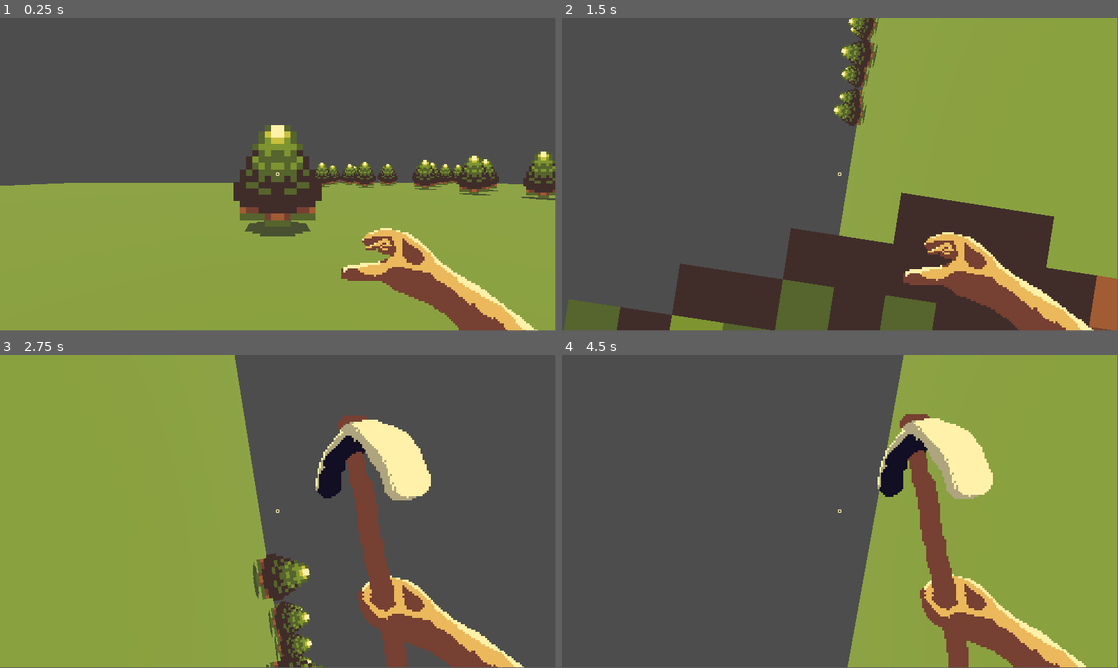
Above: before the commit, frames 1-4 (two rows, left to right).
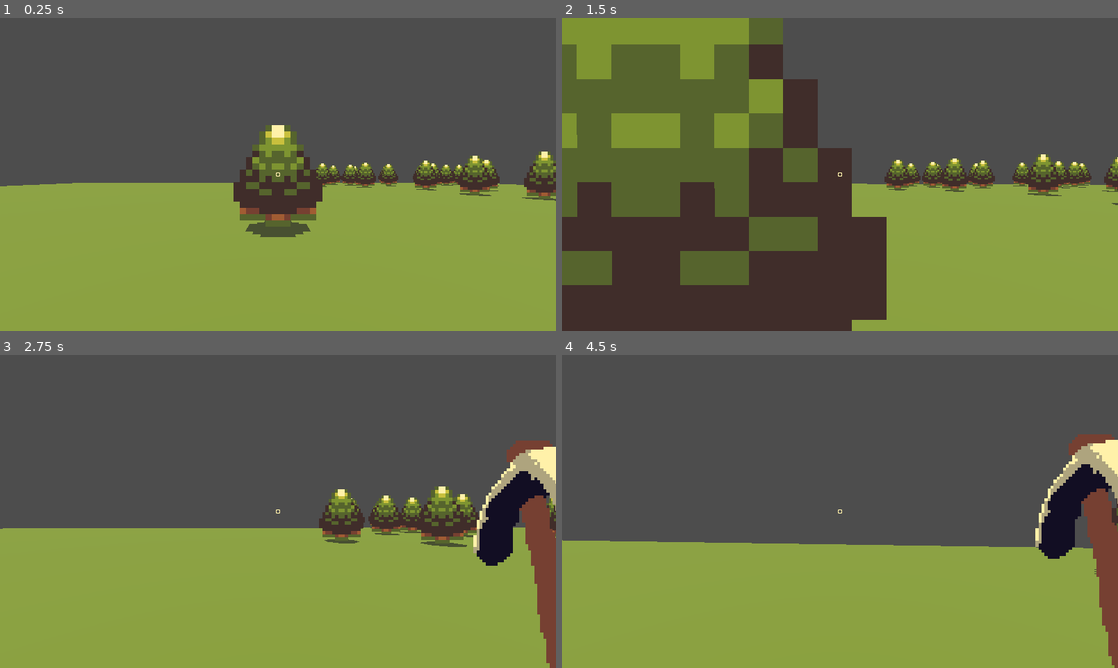
Above: after the commit, the same moments.

Repository: benlloyd50/three-d-skiller
Game: Godot game, scene res://scenes/main_in_game.tscn
Two runs of this game, one before a commit and one after it. Both use one fixed random seed, a clock stepped at 60 frames per second and the inputs below.
Inputs (mouse positions are in pixels of both pictures, inside the frame that each line leads up to):
- Up to frame 1 (0.25 s): no input
- Up to frame 2 (1.5 s): tap Enter at 0.5 s; move the mouse to (867, 171) at 0.52 s; hold W (move_forward) from 0.53 s (still down); click (867, 171) at 0.6 s; tap Space (jump) at 0.77 s; move the mouse to (812, 174) at 1.27 s; tap 1 at 1.35 s
- Up to frame 3 (2.75 s): keep holding W (move_forward); tap Space (jump) at 1.52 s; move the mouse to (289, 505) at 2.02 s; hold 2 from 2.03 s (still down)
- Up to frame 4 (4.5 s): keep holding W (move_forward); move the mouse to (834, 514) at 2.77 s; release 2 at 2.78 s; click (834, 514) at 2.85 s; tap Space (jump) at 3.02, 3.77 s; move the mouse to (878, 514) at 3.52 s; hold 1 3.53-4.28 s; move the mouse to (795, 508) at 4.27 s; tap 2 at 4.35 s
In our replay, the window is 799x449 before the commit and 800x450 after it. These sizes can differ from the game's own. Grey fills any space a smaller window leaves; there, only what the larger window draws over its background counts as a difference.

The runs differ from the first frame. In frame 1, 5.5% of the frame differs, in the area x 0-100%, y 0-100%; in frame 2, 84%; in frame 3, 57%; in frame 4, 53%.

Commit message:
camera tilt with lerping

Diff:
--- a/project.godot
+++ b/project.godot
@@ -21,8 +21,8 @@
 
 [display]
 
-window/size/viewport_width=1920
-window/size/viewport_height=1080
+window/size/viewport_width=1280
+window/size/viewport_height=720
 
 [input]
 
--- a/scenes/main_in_game.tscn
+++ b/scenes/main_in_game.tscn
@@ -23,7 +23,7 @@
 [node name="Main InGame" type="Node" unique_id=1406437048]
 
 [node name="player" parent="." unique_id=1226449582 instance=ExtResource("1_l6sm8")]
-transform = Transform3D(-1, 0, -8.742278e-08, 0, 1, 0, 8.742278e-08, 0, -1, 0, 1, 0)
+transform = Transform3D(-1, 0, -8.742278e-08, 0, 1, 0, 8.742278e-08, 0, -1, 0, 1.3207312, 0)
 
 [node name="Ground" type="StaticBody3D" parent="." unique_id=635711500]
 transform = Transform3D(1, 0, 0, 0, 1, 0, 0, 0, 1, 0, -1, 0)
--- a/scripts/player_controller.gd
+++ b/scripts/player_controller.gd
@@ -5,13 +5,13 @@
 
 @export_range(0.1, 3.0, 0.1) var jump_height: float = 1 # m
 @export_range(0.1, 3.0, 0.1, "or_greater") var camera_sens: float = 1
+@export_range(0, 100, 1) var tilt_sens: float = 1
 
 var jumping: bool = false
 var mouse_captured: bool = false
 
 var gravity: float = ProjectSettings.get_setting("physics/3d/default_gravity")
 
-var move_dir: Vector2 # Input direction for movement
 var look_dir: Vector2 # Input direction for look/aim
 
 var walk_vel: Vector3 # Walking velocity
@@ -63,7 +63,7 @@
     if velocity != Vector3.ZERO:
         hand.transform.origin.y = bob_between(hand.transform.origin.y, BOB_Y_MIN, BOB_Y_MAX, 1, delta, "y")
         # hand.transform.origin.x = bob_between(hand.transform.origin.x, BOB_X_MIN, BOB_X_MAX, 0.5, delta, "x")
-    _tilt_camera_with_move(velocity)
+    _tilt_camera_with_move(delta)
     move_and_slide()
 
     if Input.is_action_just_pressed(&"primary_action"):
@@ -100,7 +100,7 @@
         look_dir = Vector2.ZERO
 
 func _walk(delta: float) -> Vector3:
-    move_dir = Input.get_vector(&"move_left", &"move_right", &"move_forward", &"move_back")
+    var move_dir = Input.get_vector(&"move_left", &"move_right", &"move_forward", &"move_back")
     var _forward: Vector3 = pivot.global_transform.basis * Vector3(move_dir.x, 0, move_dir.y)
     var walk_dir: Vector3 = Vector3(_forward.x, 0, _forward.z).normalized()
     walk_vel = walk_vel.move_toward(walk_dir * speed * move_dir.length(), acceleration * delta)
@@ -110,16 +110,22 @@
 # if we move left or right tilt the camera towards a max left and right
 # if no movement camera goes back to 0
 # tilt on the x of the camera pivot
-func _tilt_camera_with_move(move_vec: Vector3) -> void:
-    # if move_vec.is_zero_approx():
-    #     var rotation_to_zero = (0 - camera.rotation.z)
-    #     camera.rotate_x(-rotation_to_zero)
-    if move_vec.x < 0:
-        # when walking left
-        camera.rotation.z = 30
-    if move_vec.x > 0:
-        # when walking right
-        camera.rotation.z = -30
+func _tilt_camera_with_move(delta: float) -> void:
+    var move_dir = Input.get_vector(&"move_left", &"move_right", &"move_forward", &"move_back")
+    var move_vec: Vector3 = pivot.global_transform.basis * Vector3(move_dir.x, 0, move_dir.y)
+    var z: float
+
+    if move_vec.x > 0.5: # when walking right
+        z = lerp(camera.rotation_degrees.z, -1.5, tilt_sens * delta)
+        camera.rotation_degrees.z = z
+    if move_vec.x < -0.5: # when walking left
+        z = lerp(camera.rotation_degrees.z, 1.5, tilt_sens * delta)
+        camera.rotation_degrees.z = z
+
+    # var rotation_to_zero = (0 - camera.rotation.z)
+    z = lerp(camera.rotation_degrees.z, 0.0, tilt_sens * delta)
+    camera.rotation_degrees.z = z
+
 
 func _gravity(delta: float) -> Vector3:
     grav_vel = Vector3.ZERO if is_on_floor() else grav_vel.move_toward(Vector3(0, velocity.y - gravity, 0), gravity * delta)
